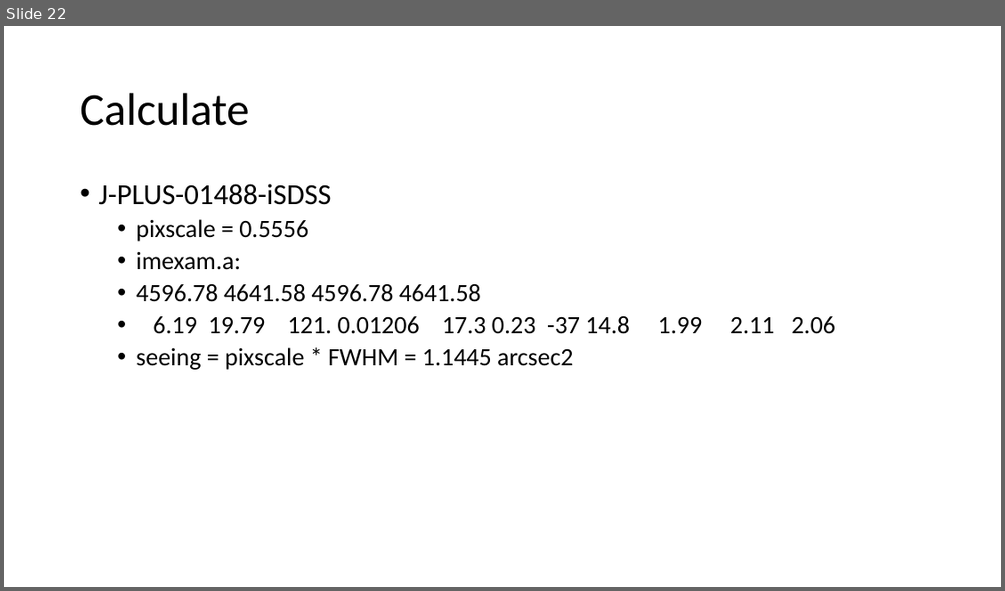
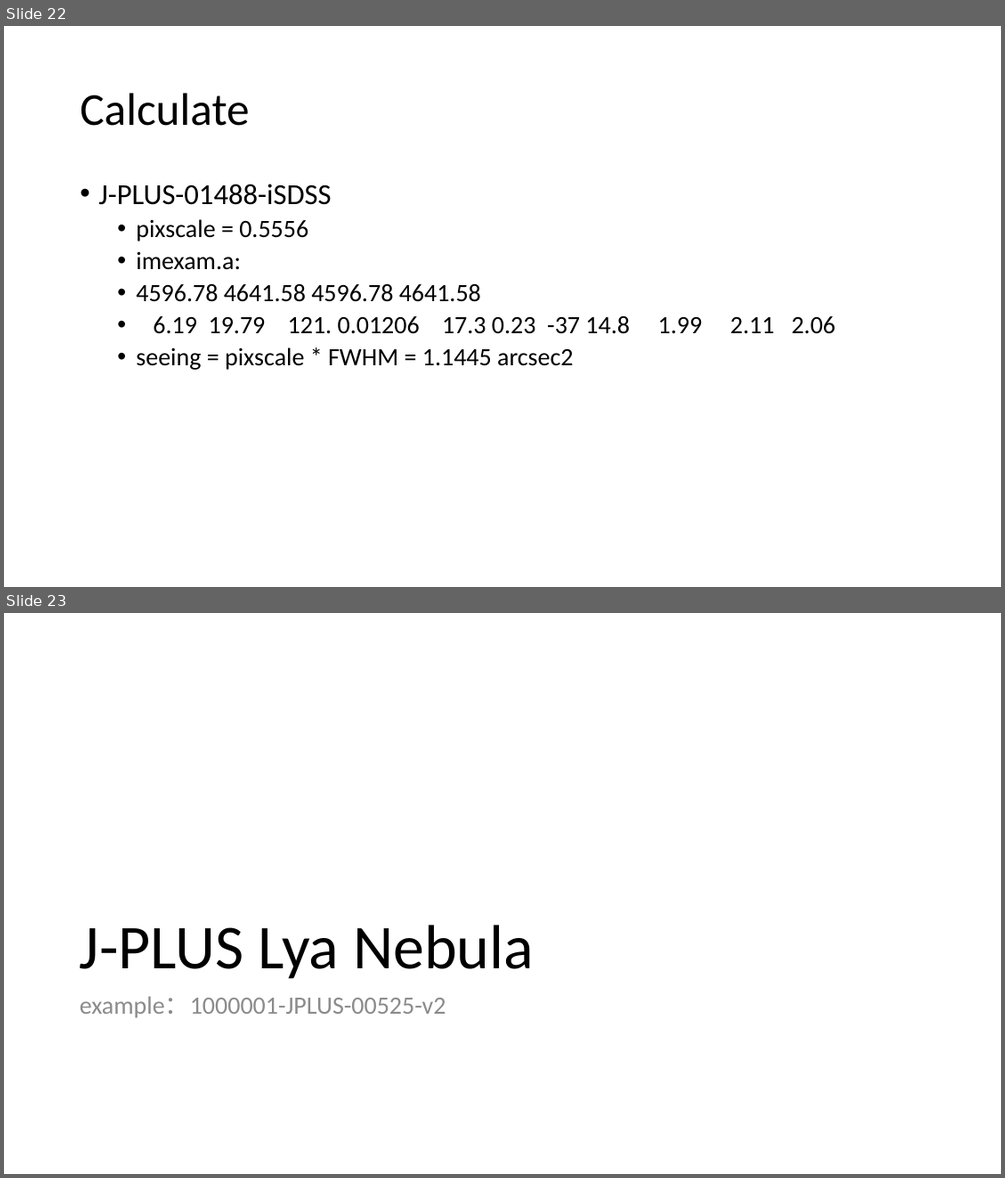
Before and after one commit to lmytime/Mingyu_astro_code, a slide deck: Astro.pptx. Shown one above the other, each under a label of ours: slide 22 before the commit, slides 22 and 23 after it. The pictures are 1005x591 and 1005x1178 pixels, drawn with LibreOffice and Linux fonts; fonts in the diff are those of the drawing. Boxes give left, top, right and bottom in pixels: in the first picture for what was removed or moved away, otherwise in the second. Text is boxed around its words. In the diff, an @@ line names an element or a change of style, - is before the commit and + after.

```diff
--- a/Astro.pptx
+++ b/Astro.pptx
@@ slide 23 added at [4, 613, 1001, 1174], background #FFFFFF @@
@@ title added at [80, 925, 534, 979], 60 pt, text #000000 @@
+J-PLUS Lya Nebula
@@ text added at [80, 996, 446, 1018], 24 pt, text #8C8C8C @@
+example：1000001-JPLUS-00525-v2
```
Also in this commit, not shown: 3 other slides added, 33 other files.
